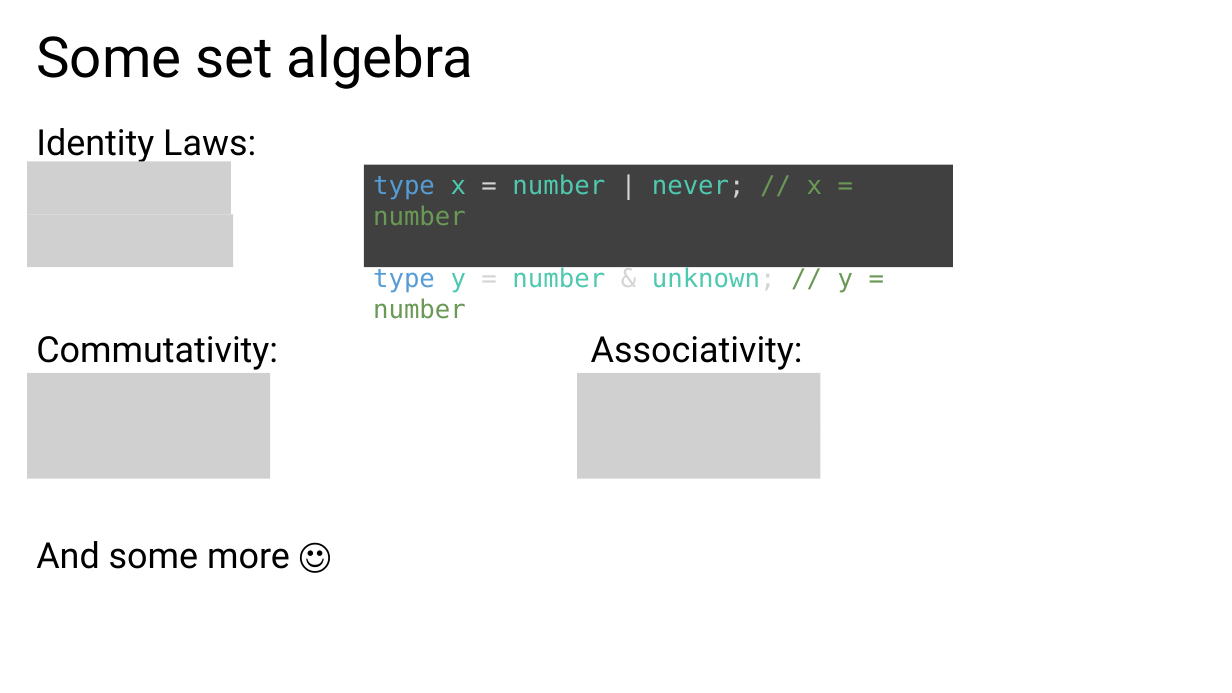
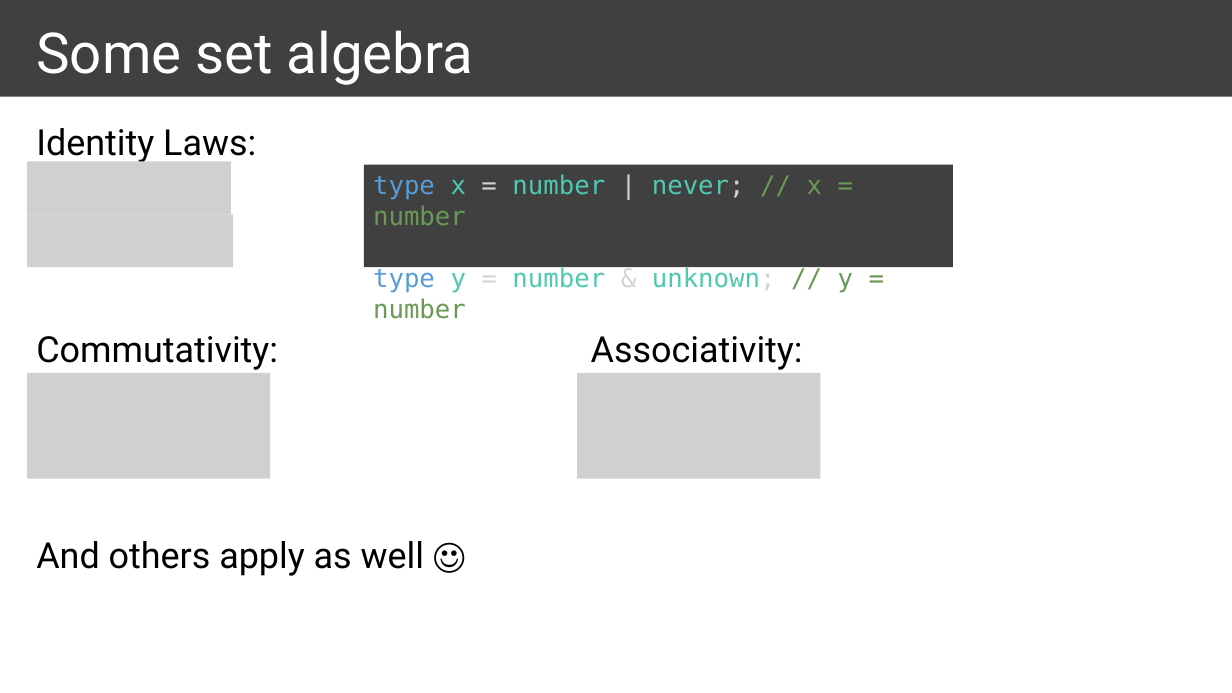
Before and after one commit to ymekesser/a-type-of-magic-presentation, a slide deck: slide 19 of a-type-of-magic.pptx. Drawn at 1232x693 pixels with LibreOffice and Linux fonts; fonts in the diff are those of the drawing; grey boxes stand for pictures. Boxes give left, top, right and bottom in pixels: in the first picture for what was removed or moved away, otherwise in the second. Text is boxed around its words. In the diff, an @@ line names an element or a change of style, - is before the commit and + after.

```diff
--- a/a-type-of-magic.pptx
+++ b/a-type-of-magic.pptx
@@ rectangle added at (0,0,1232,97), fill #404040 @@
@@ title "Some set algebra" at (36,30,473,85): text colour #000000 to #FFFFFF @@
@@ text at (36,541,424,576): text changed @@
-And some more ☺
+And others apply as well ☺
```
Also in this commit, not shown: 18 other slides changed.
